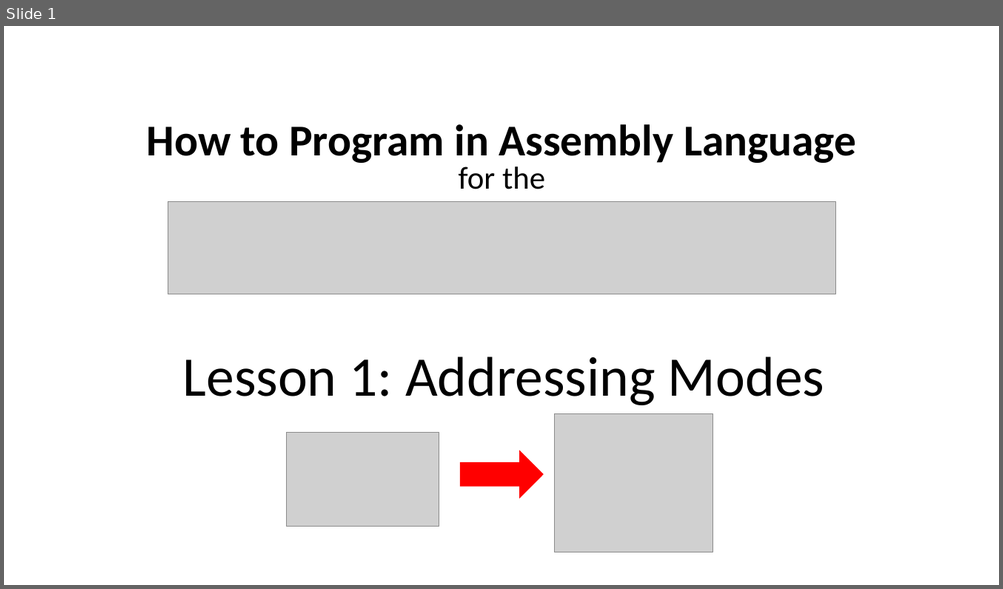
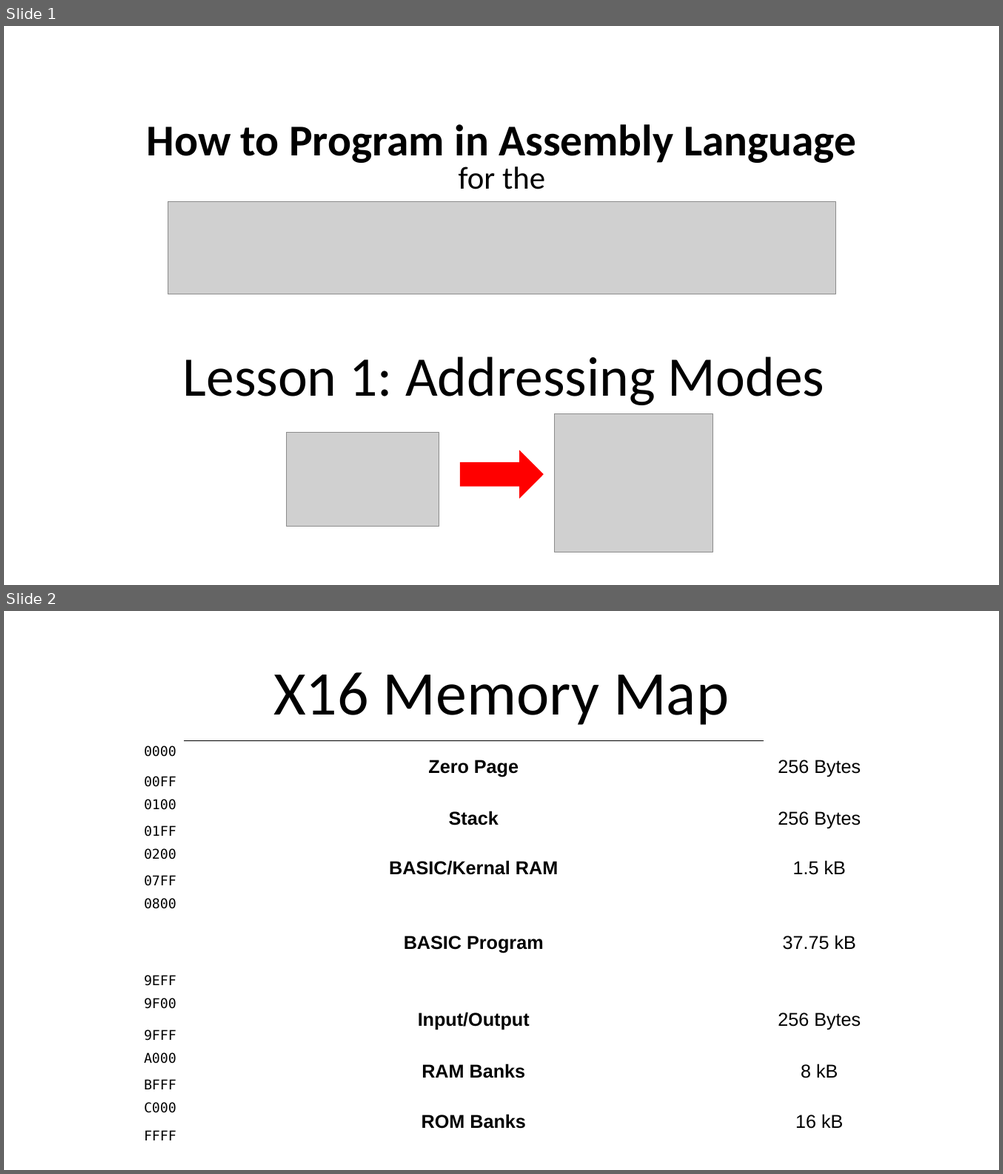
Before and after one commit to SlithyMatt/x16-assembly-tutorial, a slide deck: Lesson2/Lesson2.odp. Shown one above the other, each under a label of ours: slide 1 before the commit, slides 1 and 2 after it. The pictures are 1003x589 and 1003x1174 pixels, drawn with LibreOffice and Linux fonts; fonts in the diff are those of the drawing; grey boxes stand for pictures. Boxes give left, top, right and bottom in pixels: in the first picture for what was removed or moved away, otherwise in the second. Text is boxed around its words. In the diff, an @@ line names an element or a change of style, - is before the commit and + after.

```diff
--- a/Lesson2/Lesson2.odp
+++ b/Lesson2/Lesson2.odp
@@ slide 2 added at (x1=4, y1=611, x2=999, y2=1170), background #FFFFFF @@
@@ title added at (x1=273, y1=672, x2=728, y2=725), 60 pt, text #000000 @@
+X16 Memory Map
@@ table added at (x1=122, y1=740, x2=875, y2=1148), 14 rows, 3 columns @@
+0000 | Zero Page | 256 Bytes
+00FF |  | 
+0100 | Stack | 256 Bytes
+01FF |  | 
+0200 | BASIC/Kernal RAM | 1.5 kB
+07FF |  | 
+0800 | BASIC Program | 37.75 kB
+9EFF |  | 
+9F00 | Input/Output | 256 Bytes
+9FFF |  | 
+A000 | RAM Banks | 8 kB
+BFFF |  | 
+C000 | ROM Banks | 16 kB
+FFFF |  | 
```
Also in this commit, not shown: 4 other slides added, 1 slide removed.
